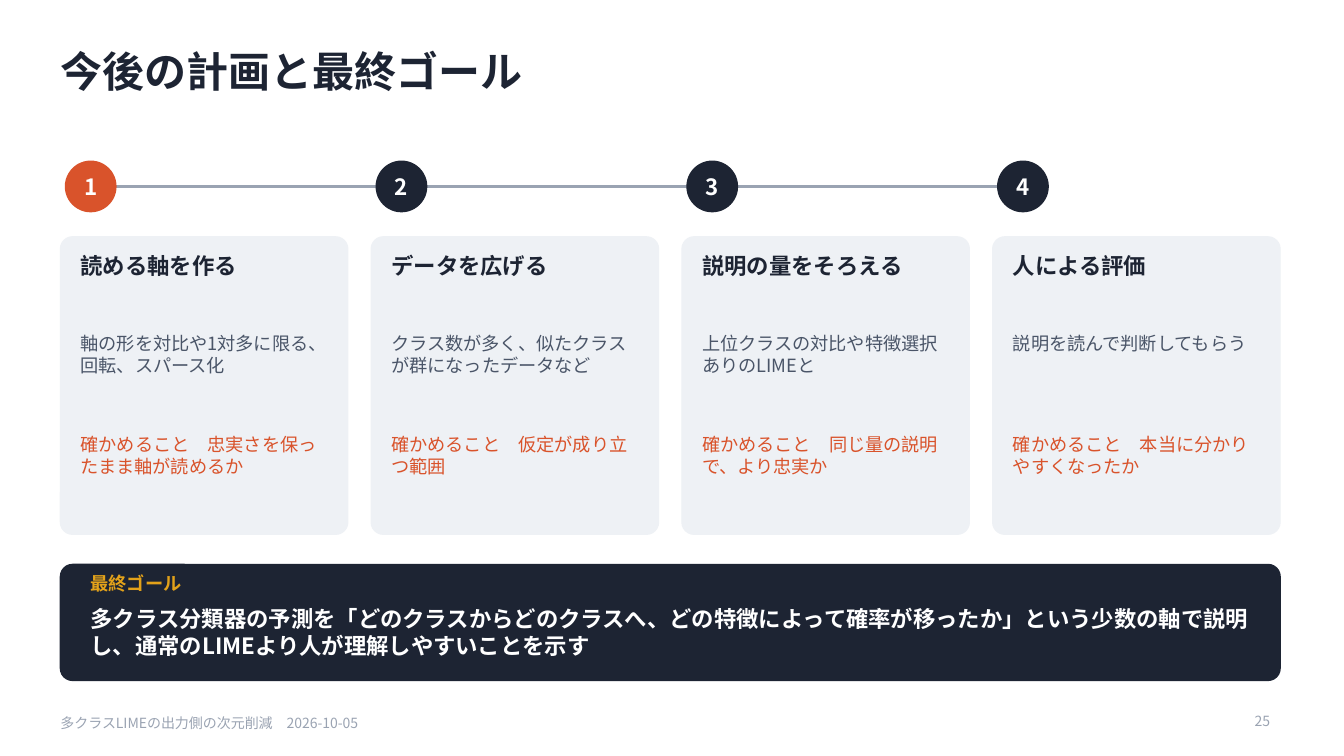
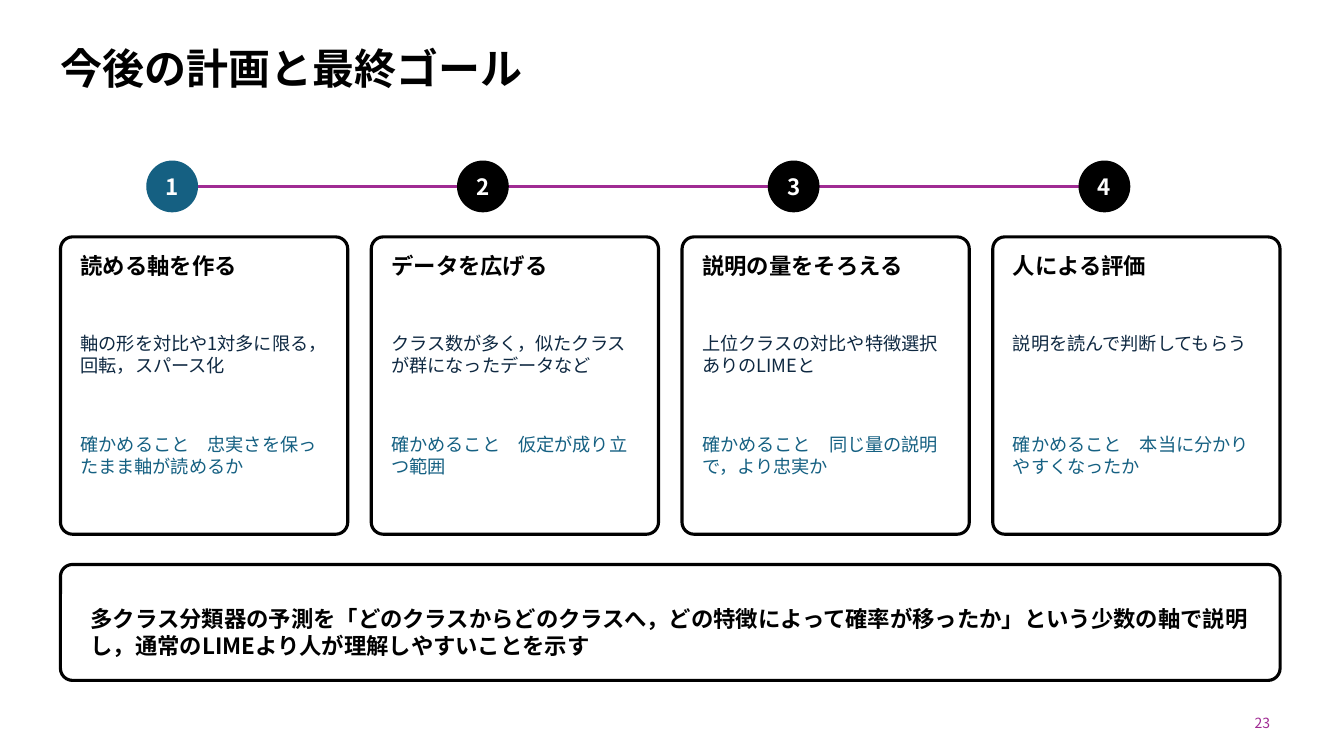
Before and after one commit to SoutaIkegame/Fisher_LIME, a slide deck: slide 23 of docs/seminar/2026-10-05_seminar.pptx (slide 25 before the commit). Drawn at 1344x756 pixels with LibreOffice and Linux fonts; fonts in the diff are those of the drawing. Boxes give left, top, right and bottom in pixels: in the first picture for what was removed or moved away, otherwise in the second. Text is boxed around its words. In the diff, an @@ line names an element or a change of style, - is before the commit and + after.

```diff
--- a/docs/seminar/2026-10-05_seminar.pptx
+++ b/docs/seminar/2026-10-05_seminar.pptx
@@ title "今後の計画と最終ゴール" at (60, 47, 522, 88): text colour #1D2433 to #000000; line spacing 1 to 0.9 @@
@@ ellipse at (147, 161, 198, 212): fill #D9532B to #156082; outline #D9532B 1 pt to #156082 1 pt @@
@@ 4 texts, 4 ellipses, 1 line: place and size @@
-4 texts, 4 ellipses, 1 line at (66, 161, 1049, 212)
+4 texts, 4 ellipses, 1 line at (147, 161, 1130, 212)
@@ fill #1D2433 to #000000; outline #1D2433 1 pt to #000000 1 pt in 3 elements at (768, 161, 819, 212), (1080, 161, 1130, 212), (458, 161, 508, 212) @@
@@ line (172, 187) - (1105, 187): stroke #9AA3B2 2 pt to #A02B93 2 pt @@
@@ fill #EEF1F5 to none; outline #EEF1F5 1 pt to #000000 2.25 pt in 4 elements at (60, 237, 348, 534), (371, 237, 658, 534), (683, 237, 970, 534), (993, 237, 1280, 534) @@
@@ text colour #1D2433 to #000000 in 4 elements at (81, 255, 237, 276), (391, 254, 547, 276), (702, 255, 902, 276), (1013, 255, 1146, 276) @@
@@ text at (81, 334, 327, 374): text changed; text colour #4A5568 to #0E2841 @@
-軸の形を対比や1対多に限る、回転、スパース化
+軸の形を対比や1対多に限る，回転，スパース化
@@ text at (391, 334, 626, 374): text changed; text colour #4A5568 to #0E2841 @@
-クラス数が多く、似たクラスが群になったデータなど
+クラス数が多く，似たクラスが群になったデータなど
@@ text "上位クラスの対比や特徴選択ありのLIMEと" at (702, 334, 938, 373): text colour #4A5568 to #0E2841 @@
@@ text "説明を読んで判断してもらう" at (1013, 334, 1247, 352): text colour #4A5568 to #0E2841 @@
@@ text at (702, 435, 938, 475): text changed; text colour #D9532B to #156082 @@
-確かめること 同じ量の説明で、より忠実か
+確かめること 同じ量の説明で，より忠実か
@@ text colour #D9532B to #156082 in 3 elements at (81, 435, 317, 475), (391, 435, 627, 475), (1013, 435, 1249, 474) @@
@@ rounded rectangle at (60, 565, 1280, 681): fill #1D2433 to none; outline #1D2433 1 pt to #000000 2.25 pt @@
@@ text removed at (91, 574, 182, 592) @@
-最終ゴール
@@ text at (91, 608, 1248, 657): text changed; text colour #FFFFFF to #000000 @@
-多クラス分類器の予測を「どのクラスからどのクラスへ、どの特徴によって確率が移ったか」という少数の軸で説明し、通常のLIMEより人が理解しやすいことを示す
+多クラス分類器の予測を「どのクラスからどのクラスへ，どの特徴によって確率が移ったか」という少数の軸で説明し，通常のLIMEより人が理解しやすいことを示す
@@ text removed at (60, 716, 359, 729) @@
-多クラスLIMEの出力側の次元削減 2026-10-05
@@ page number at (1255, 717, 1271, 728): vertical alignment top to middle @@
@@ page number at (1255, 717, 1271, 728): text changed; text colour #9AA3B2 to #A02B93 @@
-25
+23
```
Also in this commit, not shown: 21 other slides changed, 1 slide added, 11 slides removed, 5 other files.
